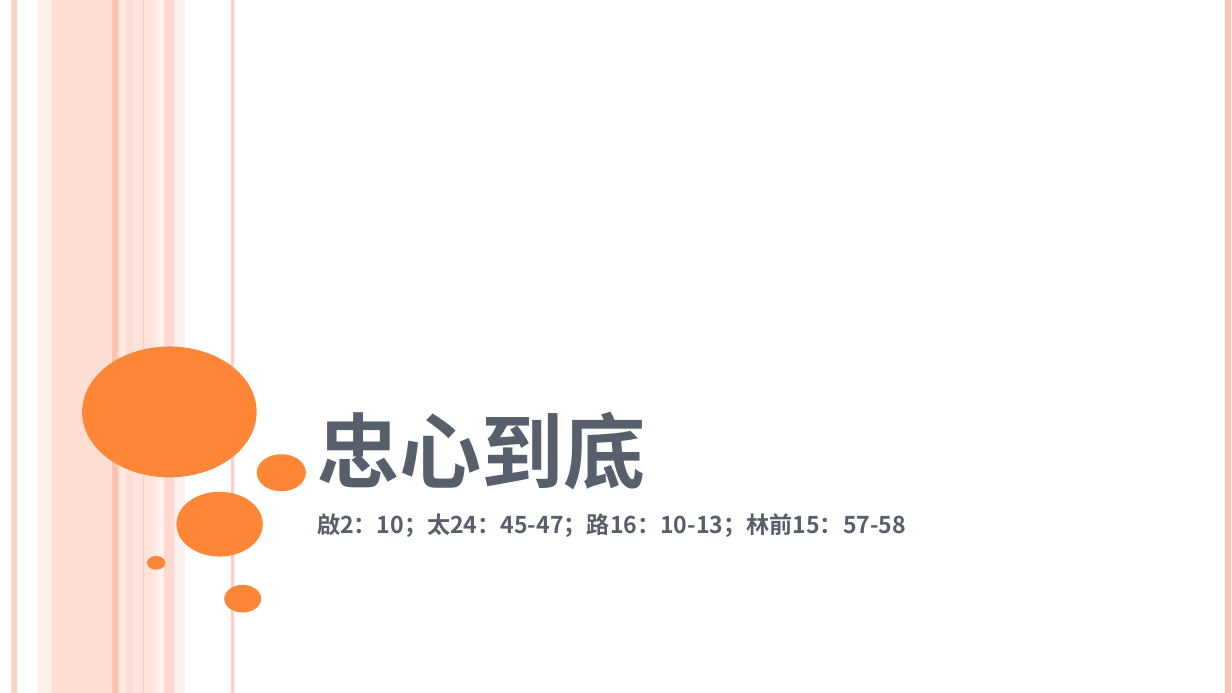
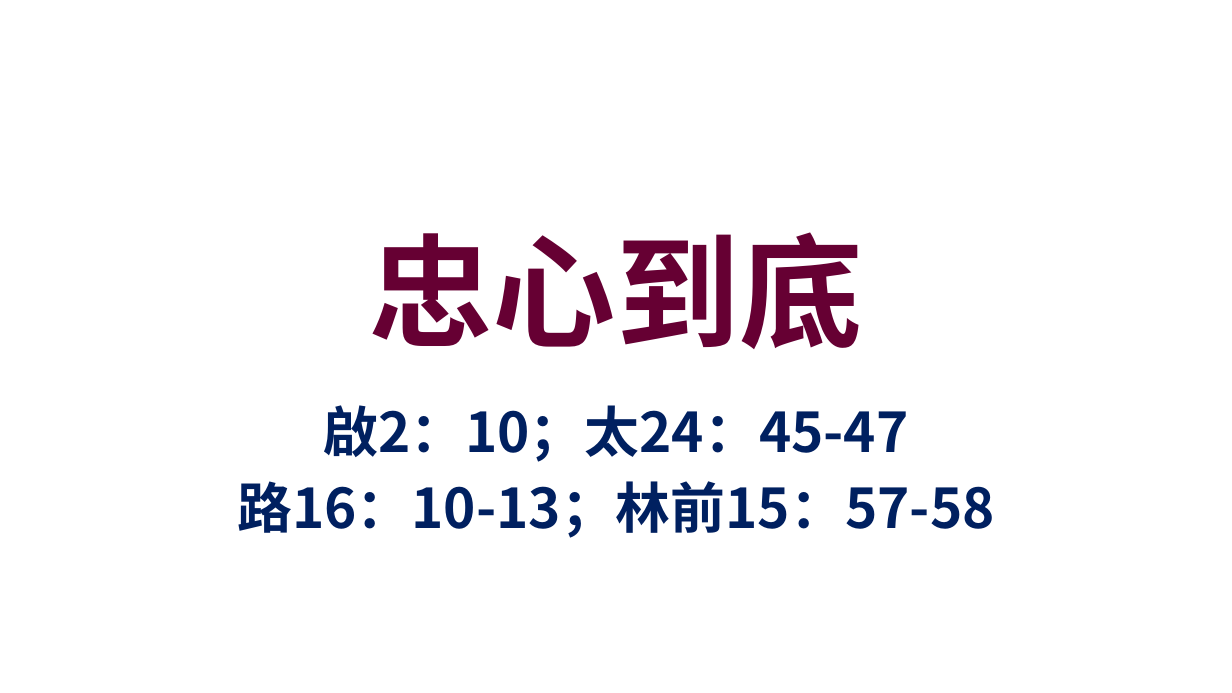
Before and after one commit to batisuoc/worship-resources, a slide deck: slide 1 of 54忠心到底.pptx. Drawn at 1232x693 pixels with LibreOffice and Linux fonts; fonts in the diff are those of the drawing; background and template pictures are left out. Boxes give left, top, right and bottom in pixels: in the first picture for what was removed or moved away, otherwise in the second. Text is boxed around its words. In the diff, an @@ line names an element or a change of style, - is before the commit and + after.

Commit message:
Update ppts

```diff
--- a/54忠心到底.pptx
+++ b/54忠心到底.pptx
@@ line removed from (15, 0) to (15, 693) @@
@@ rectangle removed at (x1=37, y1=0, x2=51, y2=693) @@
@@ rectangle removed at (x1=52, y1=0, x2=134, y2=693) @@
@@ line removed from (116, 0) to (116, 693) @@
@@ line removed from (123, 0) to (123, 693) @@
@@ rectangle removed at (x1=133, y1=0, x2=158, y2=693) @@
@@ line removed from (144, 0) to (144, 693) @@
@@ rectangle removed at (x1=153, y1=0, x2=185, y2=693) @@
@@ rectangle removed at (x1=165, y1=0, x2=175, y2=693) @@
@@ line removed from (233, 0) to (233, 693) @@
@@ line removed from (1228, 0) to (1228, 693) @@
@@ title "忠心到底" moved from (x1=317, y1=412, x2=645, y2=489) to (x1=370, y1=232, x2=863, y2=349) @@
@@ title "忠心到底" at (x1=370, y1=232, x2=863, y2=349): size 80 to 96 pt, text colour #575F6D to #660033, small capitals off; alignment left to centre; vertical alignment bottom to middle @@
@@ ellipse removed at (x1=82, y1=347, x2=257, y2=478) @@
@@ subtitle at (x1=237, y1=405, x2=995, y2=538): text changed; size 18 to 42.7 pt; text colour #575F6D to #002060 @@
-啟2：10；太24：45-47；路16：10-13；林前15：57-58
+啟2：10；太24：45-47
+路16：10-13；林前15：57-58
@@ ellipse removed at (x1=257, y1=455, x2=306, y2=492) @@
@@ ellipse removed at (x1=177, y1=492, x2=263, y2=556) @@
@@ ellipse removed at (x1=147, y1=556, x2=165, y2=570) @@
@@ ellipse removed at (x1=225, y1=585, x2=262, y2=613) @@
```
Also in this commit, not shown: 5 other slides changed, 1 slide added.
